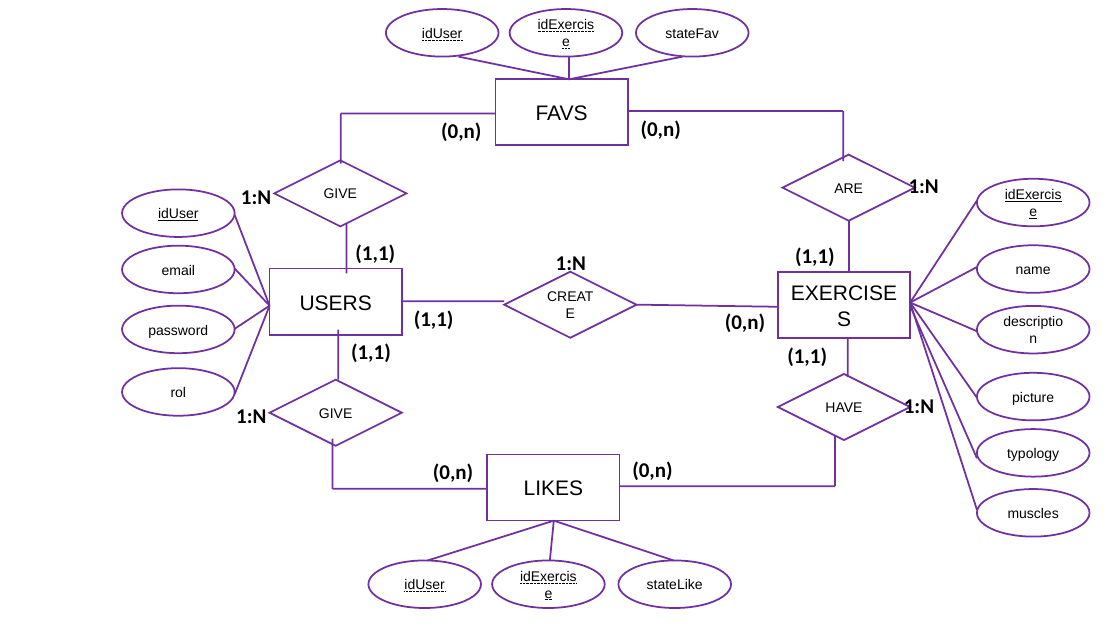
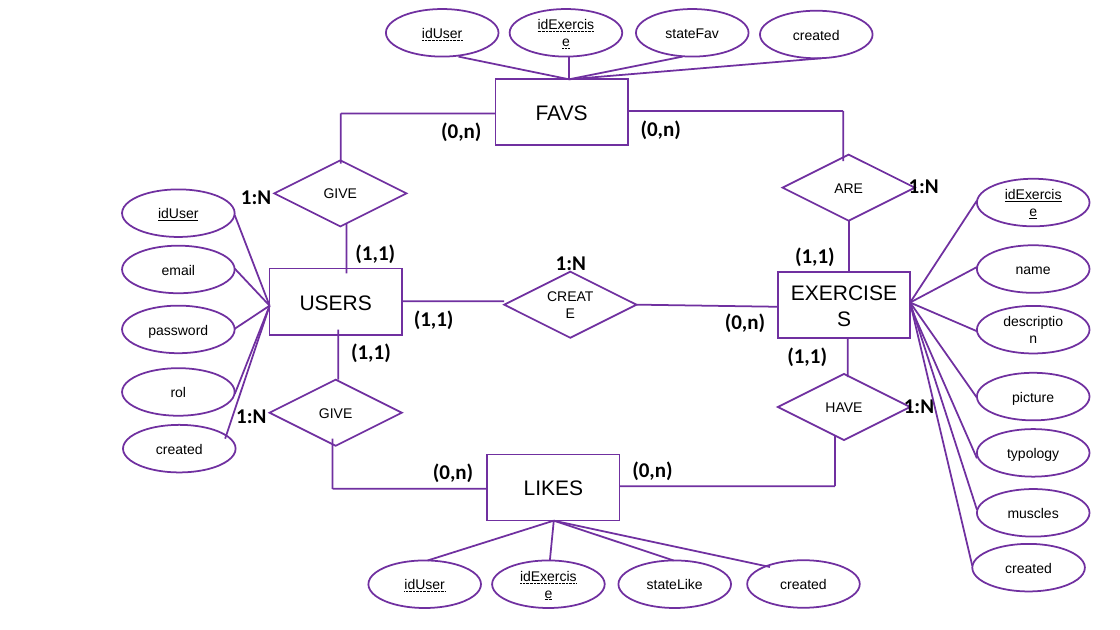
Before and after one commit to rafycar/ProyectoGym, a slide deck: slide 1 of doc/bd/diagrama-er.odp. Drawn at 1120x630 pixels with LibreOffice and Linux fonts; fonts in the diff are those of the drawing. Boxes give left, top, right and bottom in pixels: in the first picture for what was removed or moved away, otherwise in the second. Text is boxed around its words. In the diff, an @@ line names an element or a change of style, - is before the commit and + after.

```diff
--- a/doc/bd/diagrama-er.odp
+++ b/doc/bd/diagrama-er.odp
@@ ellipse added at <box>760,11,873,59</box>, outline #7030A0 1.5 pt, 12 pt, text #000000 @@
+created
@@ line added from (822, 58) to (569, 79), #7030A0 1.5 pt @@
@@ line added from (225, 439) to (270, 306), #7030A0 1.5 pt @@
@@ line added from (973, 566) to (911, 302), #7030A0 1.5 pt @@
@@ ellipse added at <box>123,425,235,473</box>, outline #7030A0 1.5 pt, 12 pt, text #000000 @@
+created
@@ line added from (554, 521) to (770, 567), #7030A0 1.5 pt @@
@@ ellipse added at <box>748,560,860,608</box>, outline #7030A0 1.5 pt, 12 pt, text #000000 @@
+created
@@ ellipse added at <box>973,544,1086,592</box>, outline #7030A0 1.5 pt, 12 pt, text #000000 @@
+created
```
Also in this commit, not shown: 14 other files.
